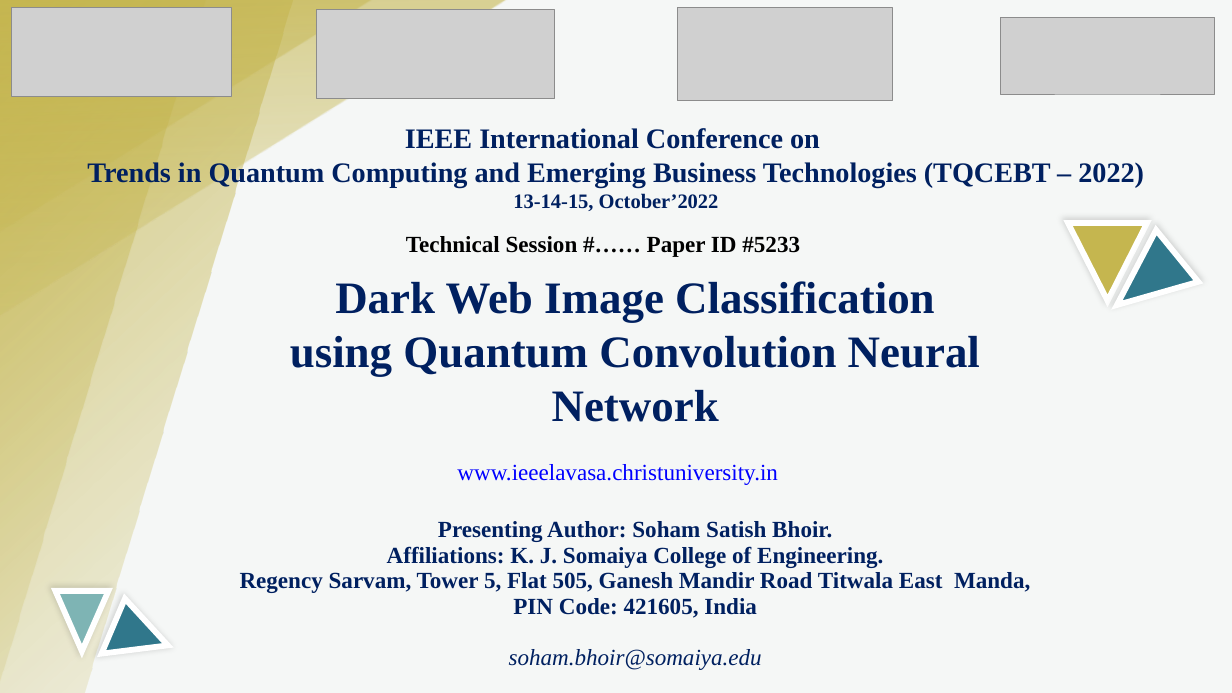
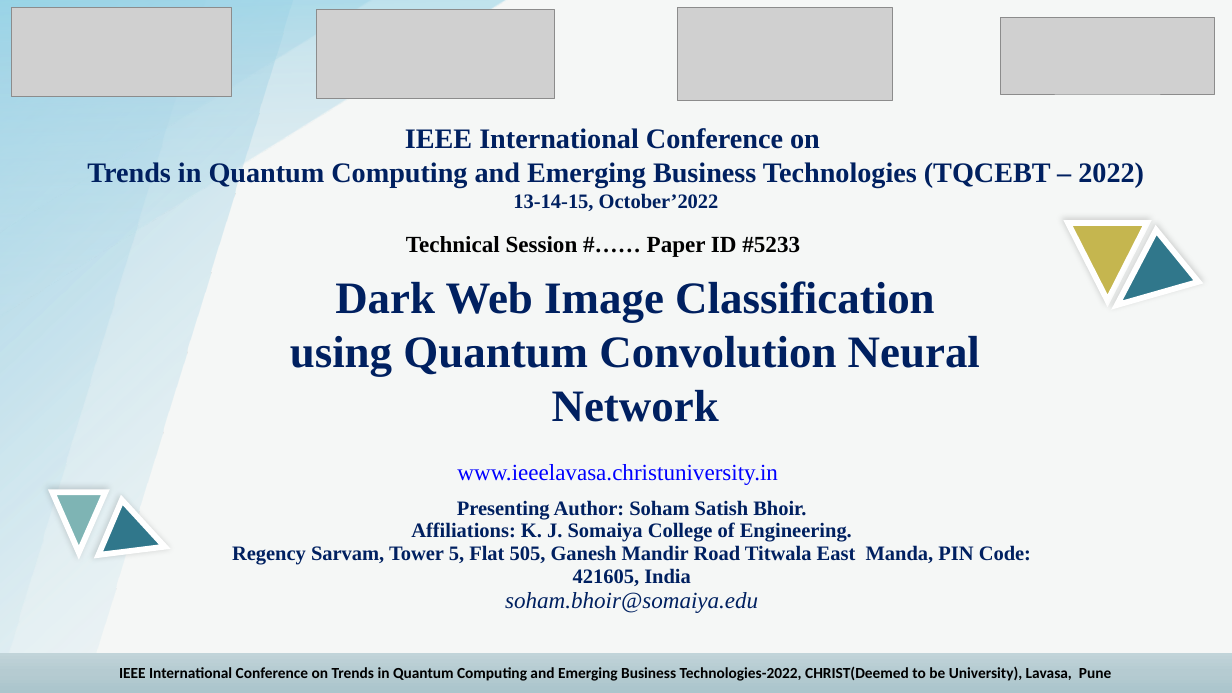
Before and after one commit to Winter-Soren/ConferencePaper-CHRIST-University, a slide deck: slide 1 of PPT/Morph PPT slides.pptx. Drawn at 1232x693 pixels with LibreOffice and Linux fonts; fonts in the diff are those of the drawing; grey boxes stand for pictures. Boxes give left, top, right and bottom in pixels: in the first picture for what was removed or moved away, otherwise in the second. Text is boxed around its words. In the diff, an @@ line names an element or a change of style, - is before the commit and + after.

```diff
--- a/PPT/Morph PPT slides.pptx
+++ b/PPT/Morph PPT slides.pptx
@@ fill gradient #C5B64F to gradient #5ACDE8 to #AAD6E7 to #D4EAF3 in 4 elements at (0, 0, 306, 693), (0, 0, 233, 693), (0, 0, 473, 373), (0, 0, 529, 422) @@
@@ triangle: place and size @@
-triangle at (55, 591, 108, 651)
+triangle at (53, 493, 105, 553)
@@ triangle: place and size @@
-triangle at (101, 599, 179, 677)
+triangle at (99, 500, 176, 578)
@@ table at (221, 493, 1043, 628) @@
@@ size 18 to 16 pt in "Presenting Author: Soham Satish Bhoir.", "Affiliations: K. J. Somaiya College of Engineering.", "Regency Sarvam, Tower 5, Flat 505, Ganesh ..." @@
@@ table: place and size @@
-table at (225, 513, 1046, 689)
+table at (221, 493, 1043, 628)
@@ rectangle added at (0, 653, 1232, 693), fill gradient #C1D4D9 to #B5CBD1 to #AAC5CC, 12 pt, text #000000, bold @@
+IEEE International Conference on Trends in Quantum Computing and Emerging Business Technologies-2022, CHRIST(Deemed to be University), Lavasa, Pune
```
Also in this commit, not shown: 14 other slides changed, 1 slide added, 1 slide removed.
